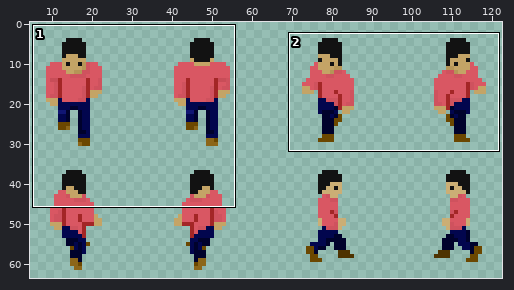
Sprite sheet: Assets/Sprites/player-spritesheet_new7.png. Above, an overview of the earlier version with the close-up marked.
Close-up. First the earlier version:
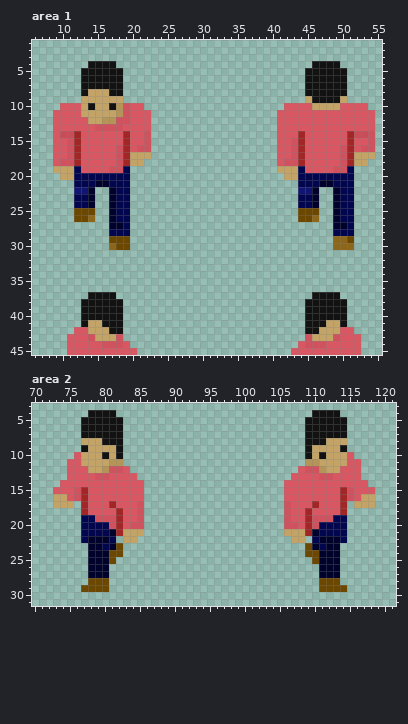
The file is 128x64 pixels. Shown: area 1: x 6..55, y 1..45; area 2: x 70..121, y 3..31. The wide view leaves out empty margins.
The same view after the edit:
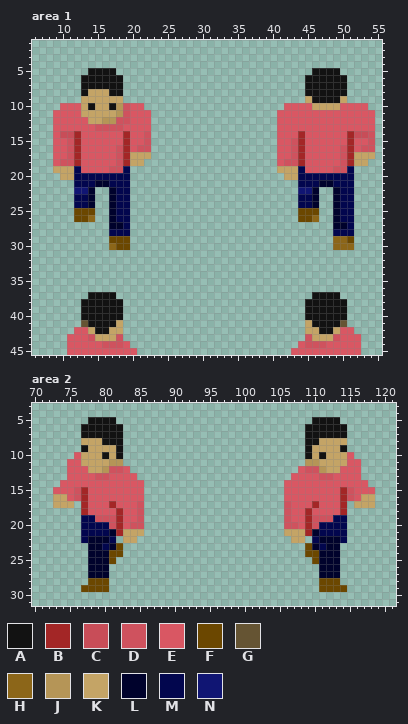
Palette (. is transparent): A #121212  B #a32626  C #c84d58  D #cf525e  E #d95763  F #6b4700  G #655433  H #8c6619  J #b59557  K #c4a466  L #00022c  M #02064e  N #101573
Log entry: made player animation more consistent
Difference:
{"where": "area 1"}
{"y":4,"x":14,"old":"AAAA","new":"...."}
{"y":4,"x":46,"old":"AAAA","new":"...."}
{"y":5,"x":13,"old":"A","new":"."}
{"y":5,"x":18,"old":"A","new":"."}
{"y":5,"x":45,"old":"A","new":"."}
{"y":5,"x":50,"old":"A","new":"."}
{"y":41,"x":13,"old":"AKK","new":"GAA"}
{"y":41,"x":18,"old":"A","new":"K"}
{"y":41,"x":45,"old":"A","new":"K"}
{"y":41,"x":48,"old":"KKA","new":"AAG"}
{"y":42,"x":15,"old":"KKAA","new":"AAKK"}
{"y":42,"x":45,"old":"AAKK","new":"KKAA"}
{"where": "area 2"}
{"y":4,"x":78,"old":"AAAA","new":"...."}
{"y":4,"x":110,"old":"AAAA","new":"...."}
{"y":5,"x":77,"old":"A","new":"."}
{"y":5,"x":82,"old":"A","new":"."}
{"y":5,"x":109,"old":"A","new":"."}
{"y":5,"x":114,"old":"A","new":"."}
{"y":8,"x":111,"old":"A","new":"K"}
{"label":"erased","picture_box":[81,61,123,75]}
{"label":"erased","picture_box":[305,61,347,75]}
{"label":"changed","picture_box":[81,320,123,334]}
{"label":"changed","picture_box":[305,320,347,334]}
{"label":"erased","picture_box":[81,410,123,424]}
{"label":"changed","picture_box":[305,410,347,445]}
